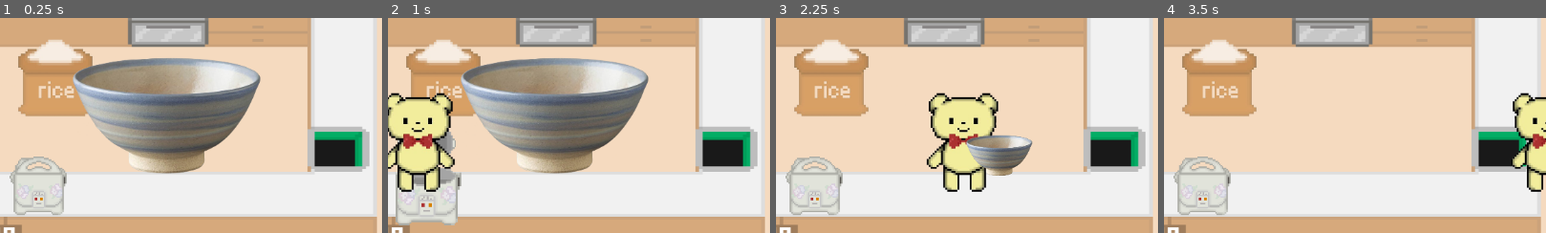
Above: before the commit, frames 1-4 (left to right).
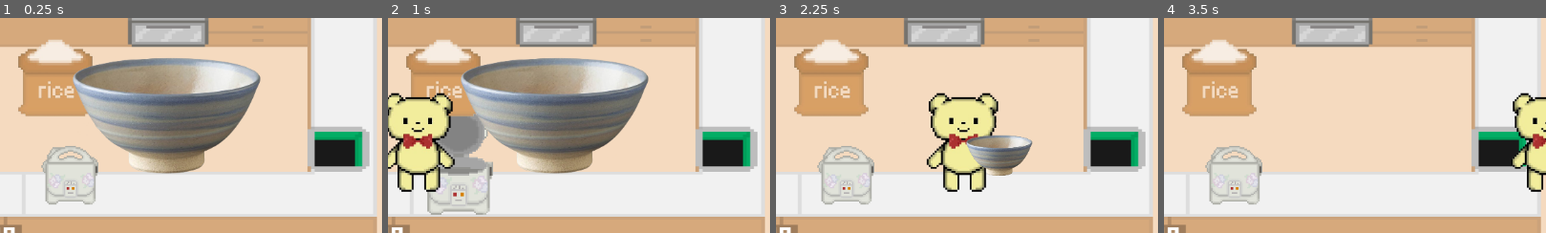
Above: after the commit, the same moments.

Repository: rxsiebearr/Cooking-with-Pao-Pao
Game: Godot game, scene res://store_#1.tscn
Same seed, same stepped clock (60 frames per second), same inputs: the game is played once before the commit and once after it. This scene is started directly instead of the project's main scene.
Inputs (mouse positions are % of the whole screen's width and height, from its top left):
- Up to frame 1 (0.25 s): no input
- Up to frame 2 (1 s): tap Enter (ui_accept) at 0.5, 0.77 s; move the mouse to (72, 45) at 0.52 s; hold D (move_right) from 0.53 s (still down); hold E (interact) from 0.53 s (still down); click (72, 45) at 0.67 s
- Up to frame 3 (2.25 s): release D (move_right) at 1.25 s; release E (interact) at 1.25 s; drag from (30, 55) to (34, 26) at 1.27 s; tap Enter (ui_accept) at 2 s; move the mouse to (60, 28) at 2.02 s; hold D (move_right) from 2.03 s (still down); hold E (interact) from 2.03 s (still down)
- Up to frame 4 (3.5 s): release D (move_right) at 2.75 s; release E (interact) at 2.75 s; drag from (45, 70) to (34, 26) at 2.77 s
The pictures show only the part of the screen within x 27-77%, y 12-62%; the shares and areas given below are measured in that part.

The runs differ from the first frame. In frame 1, 3.6% of the frame differs, in the area x 2-26%, y 59-92%; in frame 2, 5.1%, in the area x 2-28%, y 44-97%; in frame 3, 3.6%; in frame 4, 3.6%.

Commit message:
resize images

Diff:
--- a/cooking-with-pao-pao/store_#1.tscn
+++ b/cooking-with-pao-pao/store_#1.tscn
@@ -127,11 +127,11 @@
 texture = ExtResource("8_ngudn")
 
 [node name="RiceCookerArea" type="Area2D" parent="." groups=["rice"]]
-position = Vector2(-368, -8)
+position = Vector2(-320, -8)
 script = ExtResource("1_eqtje")
 
 [node name="RiceCooker" type="Sprite2D" parent="RiceCookerArea"]
-position = Vector2(736, 320)
+position = Vector2(736, 304)
 scale = Vector2(0.261, 0.256)
 texture = ExtResource("1_trkgk")
 
Not shown: 1 places in cooking-with-pao-pao/store_#1.tscn that only renumber resources
